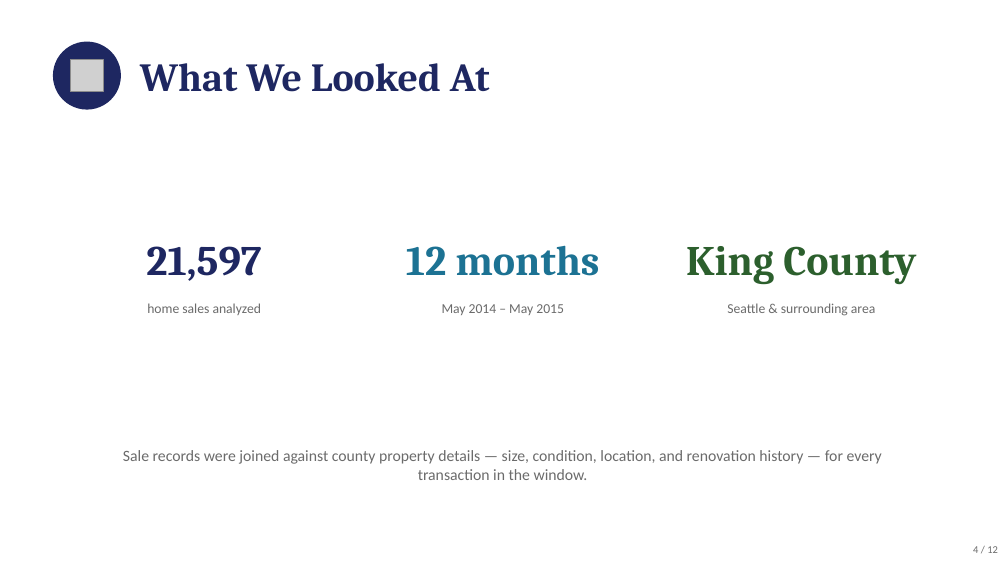
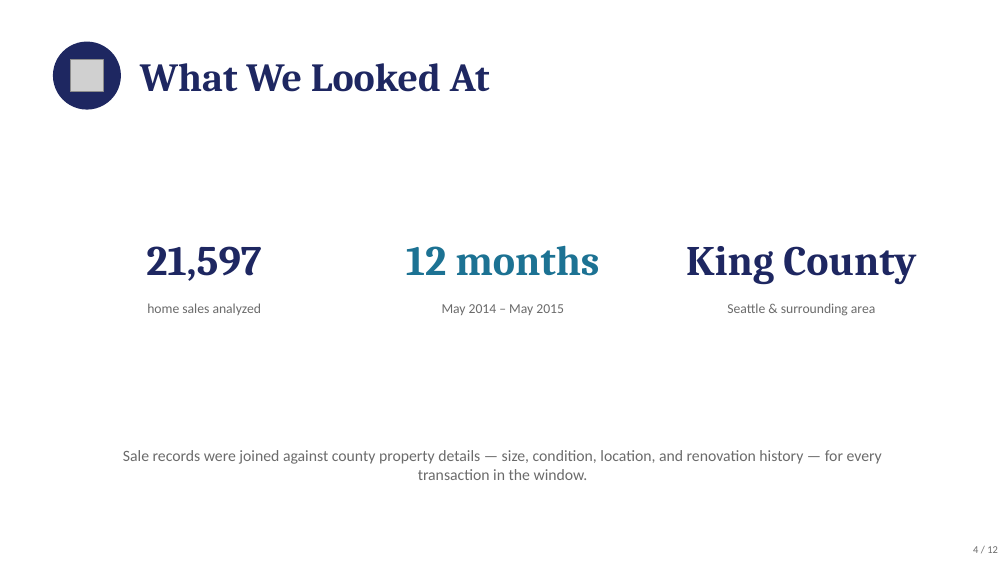
Before and after one commit to jolennd/ds-eda-project, a slide deck: slide 4 of presentation.pptx. Drawn at 1008x567 pixels with LibreOffice and Linux fonts; fonts in the diff are those of the drawing; grey boxes stand for pictures. Boxes give left, top, right and bottom in pixels: in the first picture for what was removed or moved away, otherwise in the second. Text is boxed around its words. In the diff, an @@ line names an element or a change of style, - is before the commit and + after.

```diff
--- a/presentation.pptx
+++ b/presentation.pptx
@@ text "King County" at (686, 246, 916, 285): text colour #2C5F2D to #1E2761 @@
```
Also in this commit, not shown: 5 other slides changed, 1 other file.
